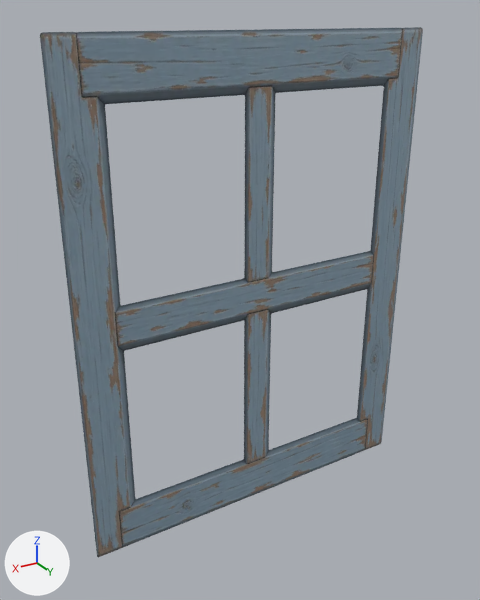
A saved change to the glTF model examples/window/export/window_fold.glb.
Before and after are seen from a camera (50 mm lens) standing at (0.875, 1.363, 1.331) and looking at (0.055, -0.002, 0.649). Lighting does not change. The marker at lower left points along +X, +Y and +Z. The first picture is the older version.

The first picture shows 'GEO-window'.
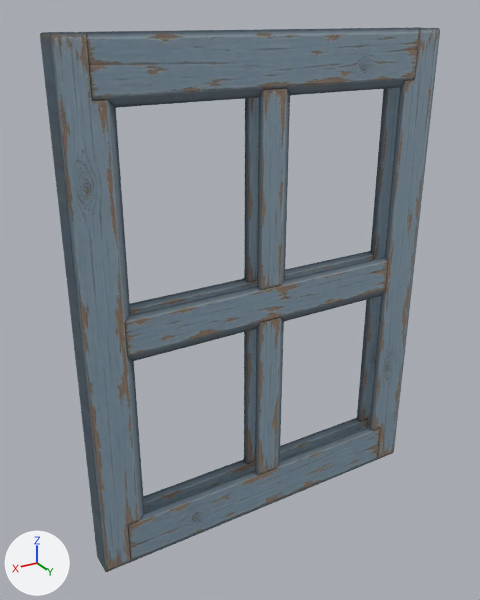
Where the change shows, as pixel boxes [x1, y1, x2, y2] in the pictures (480 x 600 px):
'GEO-window', reshaped
    before: [40, 27, 423, 557]
    after: [40, 27, 440, 572]
part 1 of me_geo_window, added (blue)
    after: [40, 28, 440, 572]

The change in detail:
me_geo_window is used by ob_geo_window; location (0.0, 0.0, 0.0).
me_geo_window had 4 vertices, 2 faces and spanned x -0.5..0.5, y 0.0, z 0.0..1.3.
me_geo_window now has 8 vertices, 12 faces and spans x -0.5..0.5, y 0.0..0.06, z 0.0..1.3.
Part 1, on me_geo_window:
4 vertices are added at (-0.5, 0.06, 0.0), (0.5, 0.06, 0.0), (0.5, 0.06, 1.3), (-0.5, 0.06, 1.3).
10 new faces join them.
